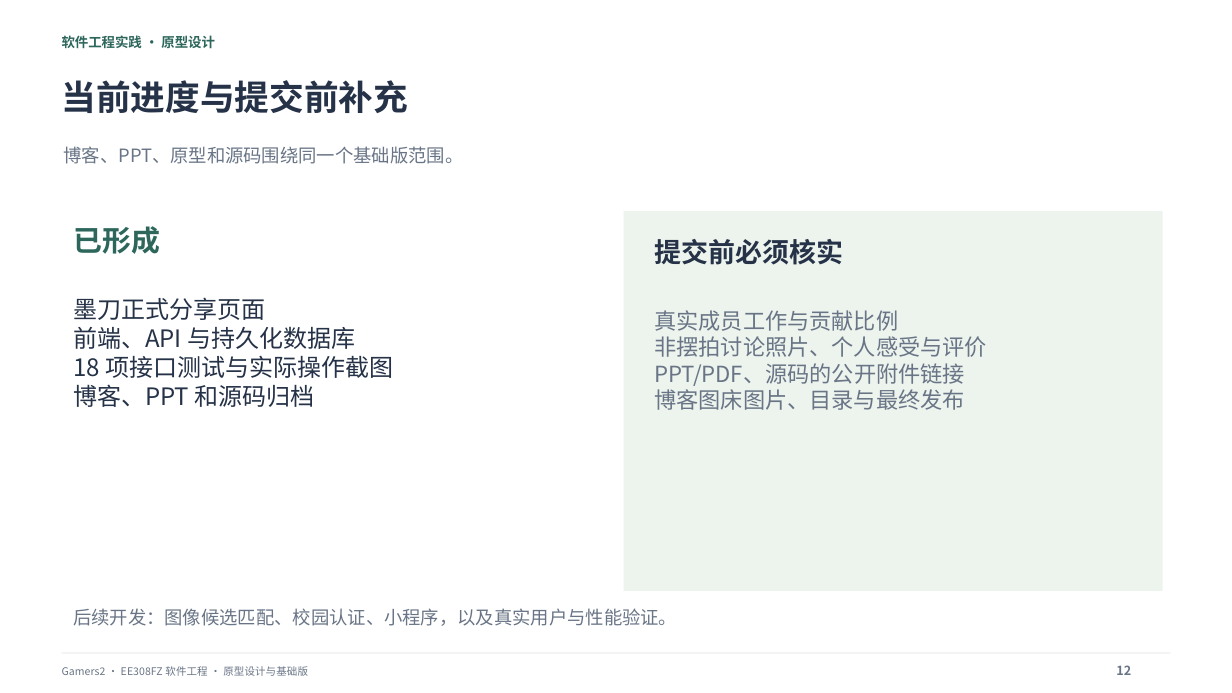
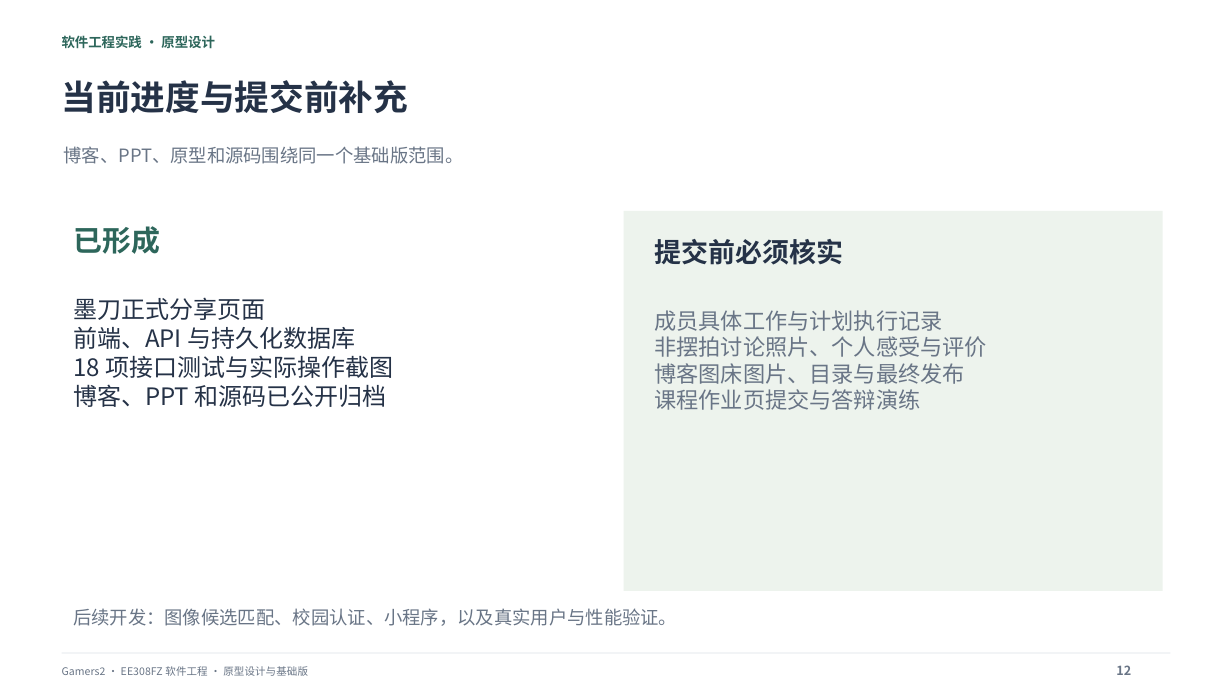
Before and after one commit to Zarvik188/FindBack-Gamers2-Prototype, a slide deck: slide 12 of deliverables/FindBack-Prototype.pptx. Drawn at 1232x693 pixels with LibreOffice and Linux fonts; fonts in the diff are those of the drawing. Boxes give left, top, right and bottom in pixels: in the first picture for what was removed or moved away, otherwise in the second. Text is boxed around its words. In the diff, an @@ line names an element or a change of style, - is before the commit and + after.

```diff
--- a/deliverables/FindBack-Prototype.pptx
+++ b/deliverables/FindBack-Prototype.pptx
@@ text at [655,310,943,331]: text changed @@
-真实成员工作与贡献比例
+成员具体工作与计划执行记录
@@ text at [73,384,387,407]: text changed @@
-博客、PPT 和源码归档
+博客、PPT 和源码已公开归档
@@ text at [655,363,965,386]: paragraph removed @@
-PPT/PDF、源码的公开附件链接
@@ text at [655,389,921,410]: paragraph added @@
+课程作业页提交与答辩演练
```
Also in this commit, not shown: 1 other slide changed, 7 other files.
